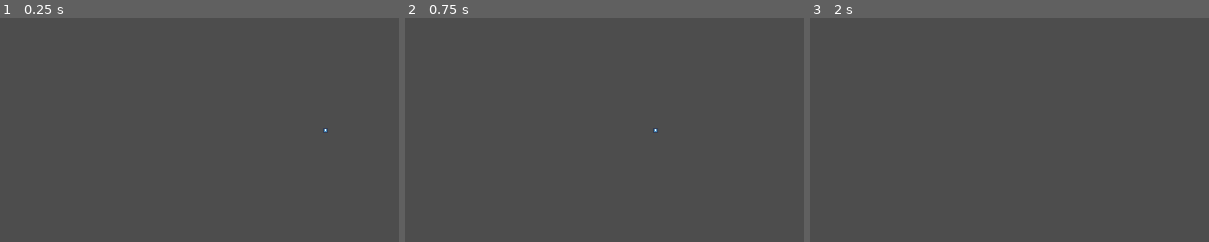
Above: before the commit, frames 1-3 (left to right).
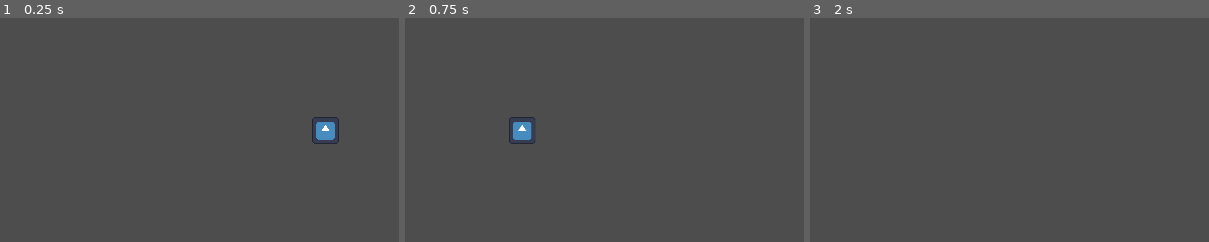
Above: after the commit, the same moments.

Repository: D-Generation-S/shatterpoint
Game: Godot game, scene res://scenes/game/GameScene.tscn
Two runs of this game, one before a commit and one after it. Both use one fixed random seed, a clock stepped at 60 frames per second and the inputs below. The engine's default icon, where the game draws it, is replaced by a stand-in: a white triangle on a blue panel in a dark square.
Inputs (mouse positions are % of the whole screen's width and height, from its top left):
- Up to frame 1 (0.25 s): no input
- Up to frame 2 (0.75 s): tap Enter at 0.5 s; move the mouse to (72, 45) at 0.52 s; hold D (move_right) from 0.53 s (still down); hold Middle mouse button (drag) from 0.53 s (still down)
- Up to frame 3 (2 s): tap Mouse wheel up (zoom_in, bound only after the commit) at 0.8, 1.35 s; tap Space at 1.25 s; move the mouse to (30, 55) at 1.27 s; release D (move_right) at 1.28 s; release Middle mouse button (drag) at 1.28 s; hold S (move_down) from 1.28 s (still down); tap Mouse wheel down (zoom_out, bound only after the commit) at 1.55 s
The pictures show only the part of the screen within x 9-59%, y 25-75%; the shares and areas given below are measured in that part.

The runs differ from the first frame. In frame 1, 0.5% of the frame differs, in the area x 78-85%, y 44-57%; in frame 2, 0.5%, in the area x 26-64%, y 44-57%; in frame 3, nothing differs.

Commit message:
feat: add camera zoom
Add camera smoothing if position is changed.
Add soft zoom for camera.
Extend camera settings resource with additional data.

Fix $152

Diff:
--- a/project.godot
+++ b/project.godot
@@ -53,6 +53,16 @@
 "events": [Object(InputEventMouseButton,"resource_local_to_scene":false,"resource_name":"","device":-1,"window_id":0,"a …(258 unchanged characters)…
 ]
 }
+zoom_in={
+"deadzone": 0.5,
+"events": [Object(InputEventMouseButton,"resource_local_to_scene":false,"resource_name":"","device":-1,"window_id":0,"alt_pressed":false,"shift_pressed":false,"ctrl_pressed":false,"meta_pressed":false,"button_mask":8,"position":Vector2(151, 21),"global_position":Vector2(160, 67),"factor":1.0,"button_index":4,"canceled":false,"pressed":true,"double_click":false,"script":null)
+]
+}
+zoom_out={
+"deadzone": 0.5,
+"events": [Object(InputEventMouseButton,"resource_local_to_scene":false,"resource_name":"","device":-1,"window_id":0,"alt_pressed":false,"shift_pressed":false,"ctrl_pressed":false,"meta_pressed":false,"button_mask":16,"position":Vector2(212, 3),"global_position":Vector2(221, 49),"factor":1.0,"button_index":5,"canceled":false,"pressed":true,"double_click":false,"script":null)
+]
+}
 
 [rendering]
 
--- a/scenes/game/GameScene.tscn
+++ b/scenes/game/GameScene.tscn
@@ -9,15 +9,23 @@
 script = ExtResource("2_pxcfg")
 mouse_drag_enabled = true
 edge_move_enabled = true
+min_zoom = 1.0
+max_zoom = 15.0
+zoom_steps = 0.3
+zoom_duration = 0.2
 move_speed = 15.0
 drag_speed = 5.0
 edge_scroll_speed = 10.0
+use_position_smoothing = true
+position_smoothing_speed = 10.0
 
 [node name="GameScene" type="Node2D"]
 
 [node name="Camera" type="Node" parent="."]
 
 [node name="Camera2D" type="Camera2D" parent="Camera"]
+zoom = Vector2(5, 5)
+position_smoothing_speed = 10.0
 script = ExtResource("1_ya4dn")
 settings = SubResource("Resource_3i2yq")
 
--- a/src/game/camera/camera_controller.gd
+++ b/src/game/camera/camera_controller.gd
@@ -2,19 +2,39 @@
 
 @export var settings: CameraSettings
 
-var drag: bool = false
-var last_mouse_position: Vector2 = Vector2.ZERO
+var _drag: bool = false
+var _last_mouse_position: Vector2 = Vector2.ZERO
+var _zoom_tween: Tween
+var _zoom_level: float = 5
 
 func _ready():
 	setup_edge_ares()
+	initial_setting_setup()
+
+func initial_setting_setup():
+	position_smoothing_enabled = settings.use_position_smoothing
+	position_smoothing_speed = settings.position_smoothing_speed
 
 func setup_edge_ares():
 	for edge in get_tree().get_nodes_in_group("scroll_edge"):
 		if edge is EdgeScrollArea:
 			edge.edge_triggered.connect(edge_scroll)
 
-# Called every frame. 'delta' is the elapsed time since the previous frame.
+func _set_zoom_level(value: float) -> void:
+	_zoom_level = clamp(value, settings.min_zoom, settings.max_zoom)
+	_zoom_tween = create_tween()
+	_zoom_tween.set_trans(Tween.TRANS_SINE)
+	_zoom_tween.set_ease(Tween.EASE_OUT)
+	_zoom_tween.tween_method(_update_zoom, zoom.x, _zoom_level, settings.zoom_duration)
+
+func _update_zoom(value: float):
+	zoom = Vector2(value, value)
+
 func _process(_delta):
+	if Input.is_action_just_pressed("zoom_out"):
+		_set_zoom_level(_zoom_level - settings.zoom_steps)
+	if Input.is_action_just_pressed("zoom_in"):
+		_set_zoom_level(_zoom_level + settings.zoom_steps)
 	handle_keyboard()
 	handle_drag()
 
@@ -38,16 +58,16 @@
 	if !settings.mouse_drag_enabled:
 		return
 	if Input.is_action_pressed("drag"):
-		drag = true
+		_drag = true
 
 	if Input.is_action_just_released("drag"):
-		drag = false
+		_drag = false
 
-	if drag:
-		var delta_drag: Vector2 = get_viewport().get_mouse_position() - last_mouse_position
+	if _drag:
+		var delta_drag: Vector2 = get_viewport().get_mouse_position() - _last_mouse_position
 		position -= delta_drag * settings.drag_speed
 
-	last_mouse_position = get_viewport().get_mouse_position()
+	_last_mouse_position = get_viewport().get_mouse_position()
 
 func edge_scroll(vector: Vector2):
 	if !settings.edge_move_enabled:
--- a/src/resources/camera_settings.gd
+++ b/src/resources/camera_settings.gd
@@ -1,7 +1,18 @@
 class_name CameraSettings extends Resource
 
+@export_group("Movement")
 @export var mouse_drag_enabled: bool = false
 @export var edge_move_enabled: bool = false
 @export var move_speed: float = 15
 @export var drag_speed: float = 5
 @export var edge_scroll_speed: float = 10
+
+@export_group("Smoothing")
+@export var use_position_smoothing: bool = true
+@export var position_smoothing_speed: float = 10
+
+@export_group("Zoom")
+@export var min_zoom: float = 1
+@export var max_zoom: float = 15
+@export var zoom_steps: float = 0.1
+@export var zoom_duration: float = 0.2
